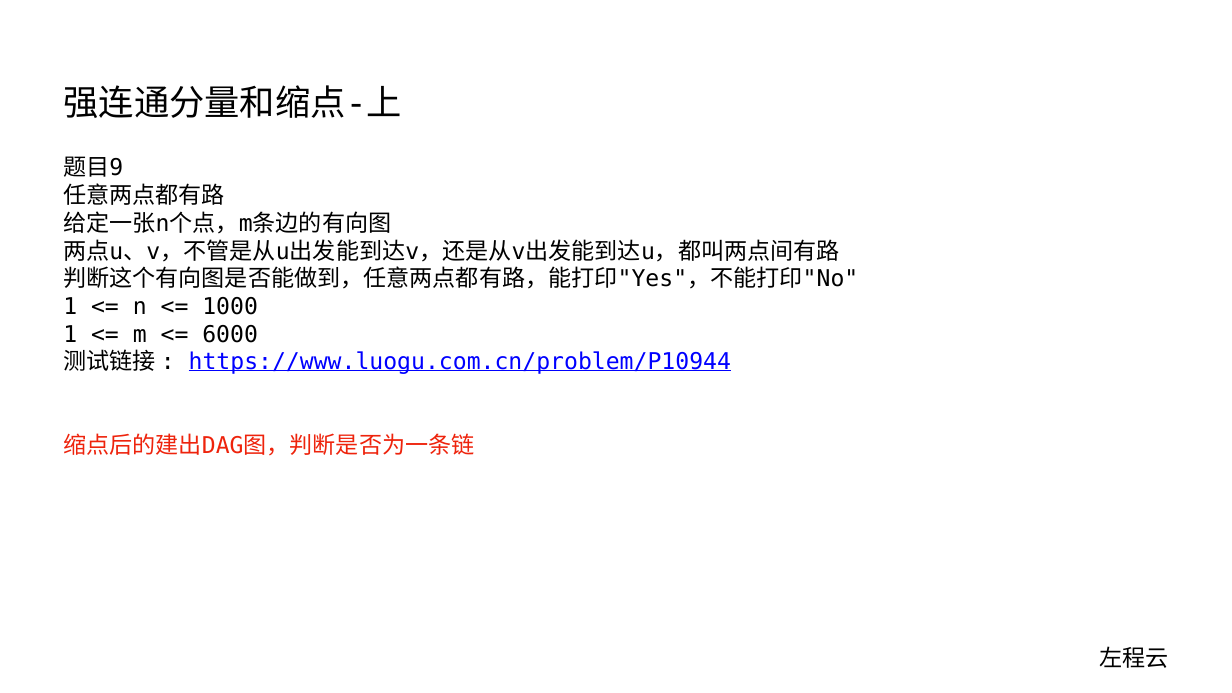
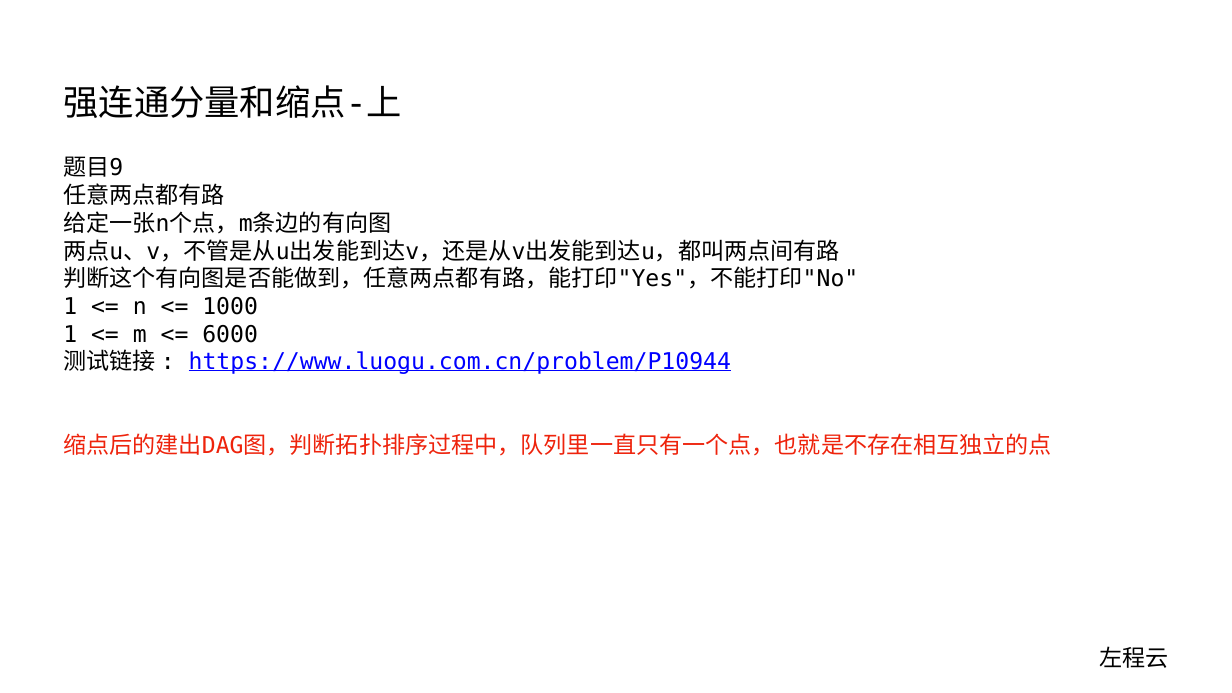
Before and after one commit to algorithmzuo/algorithm-journey, a slide deck: slide 14 of ppt/算法讲解189【挺难】强连通分量和缩点-上.pptx. Drawn at 1232x693 pixels with LibreOffice and Linux fonts; fonts in the diff are those of the drawing. Boxes give left, top, right and bottom in pixels: in the first picture for what was removed or moved away, otherwise in the second. Text is boxed around its words. In the diff, an @@ line names an element or a change of style, - is before the commit and + after.

Commit message:
modify code

```diff
--- a/ppt/算法讲解189【挺难】强连通分量和缩点-上.pptx
+++ b/ppt/算法讲解189【挺难】强连通分量和缩点-上.pptx
@@ text at <box>63,433,1052,456</box>: text changed @@
-缩点后的建出DAG图，判断是否为一条链
+缩点后的建出DAG图，判断拓扑排序过程中，队列里一直只有一个点，也就是不存在相互独立的点
```
